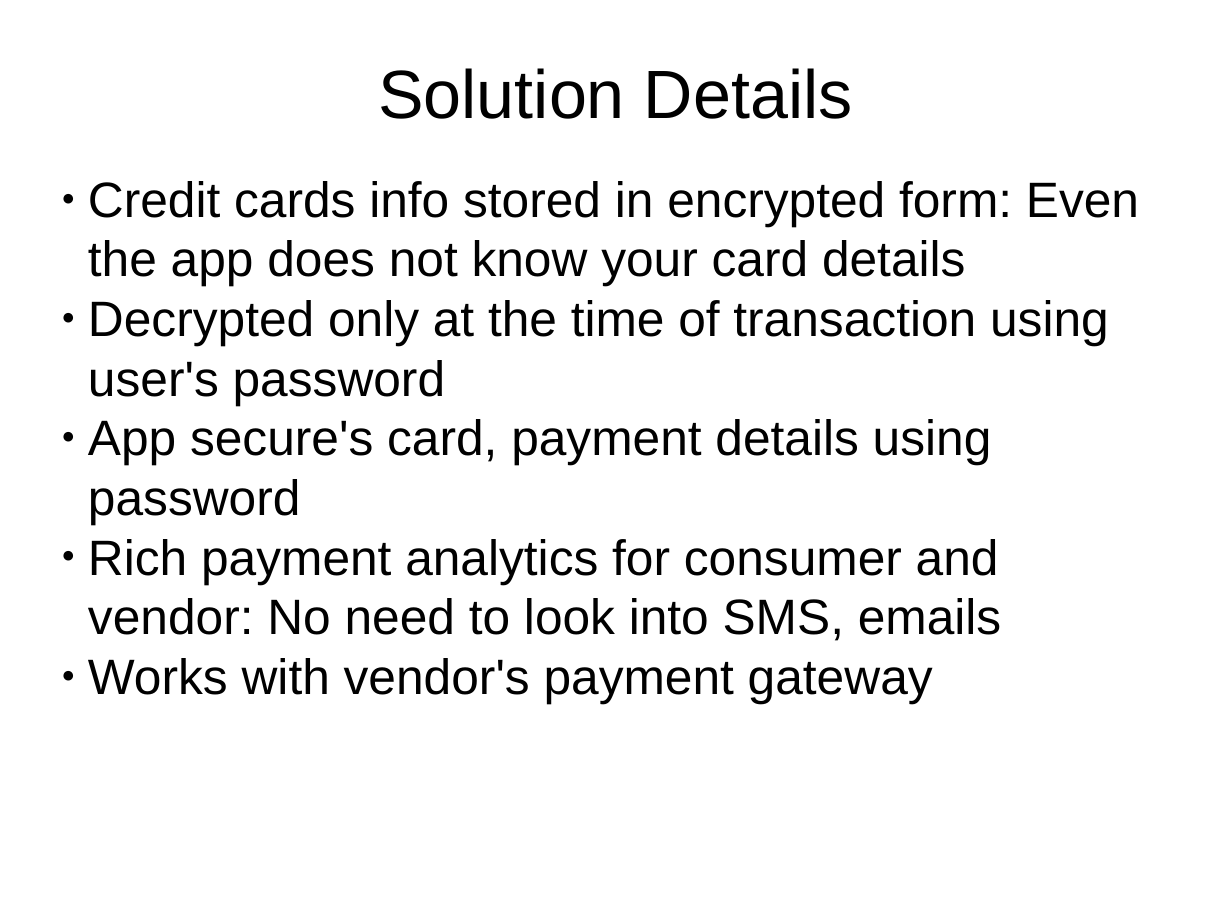
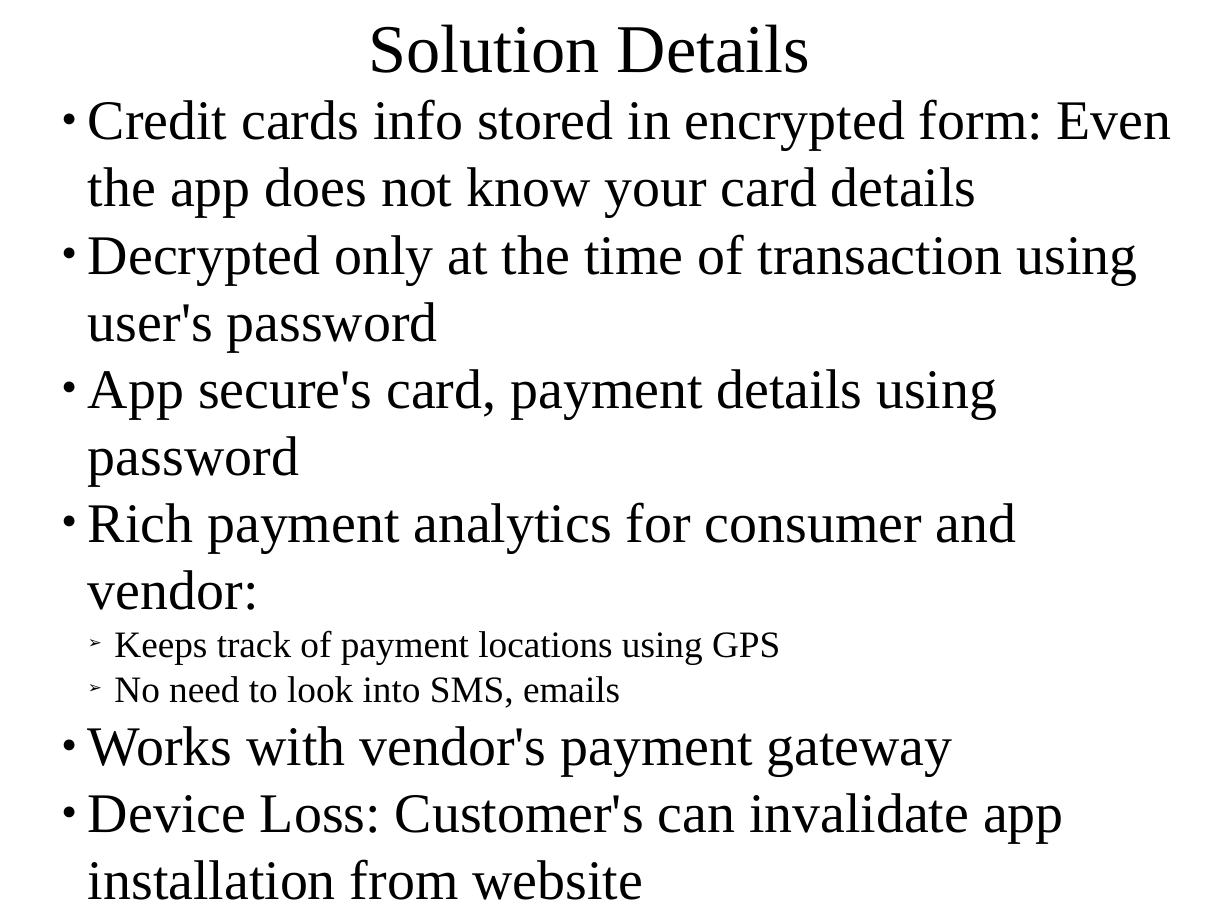
Before and after one commit to klonikar/klonikar.github.io, a slide deck: slide 5 of QuickMPay.pptx. Drawn at 1232x924 pixels with LibreOffice and Linux fonts; fonts in the diff are those of the drawing. Boxes give left, top, right and bottom in pixels: in the first picture for what was removed or moved away, otherwise in the second. Text is boxed around its words. In the diff, an @@ line names an element or a change of style, - is before the commit and + after.

```diff
--- a/QuickMPay.pptx
+++ b/QuickMPay.pptx
@@ text "Solution Details": place and size @@
-text "Solution Details" at [378, 68, 853, 119]
+text "Solution Details" at [368, 24, 810, 73]
@@ text "Solution Details" at [368, 24, 810, 73]: font Arial to Times New Roman @@
@@ text "Credit cards info stored in ...": place and size @@
-text "Credit cards info stored in ..." at [88, 181, 1139, 703]
+text "Credit cards info stored in ..." at [88, 99, 1172, 833]
@@ text at [88, 99, 1172, 776]: size 32 to 36 pt, font Arial to Times New Roman in "Credit cards info stored in encrypted form: ...", "Decrypted only at the time of transaction ...", "App secure's card, payment details using password", "Works with vendor's payment gateway" @@
@@ text at [88, 502, 1017, 708]: text changed; size 32 to 24 pt; font Arial to Times New Roman @@
-● Rich payment analytics for consumer and vendor: No need to look into SMS, emails
+● Rich payment analytics for consumer and vendor:
+  ➢ Keeps track of payment locations using GPS
+  ➢ No need to look into SMS, emails
@@ text at [88, 793, 969, 833]: paragraph added @@
+● Device Loss: Customer's can invalidate app installation from website
```
Also in this commit, not shown: 7 other slides changed.
